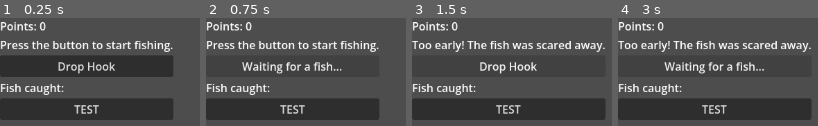
Above: before the commit, frames 1-4 (left to right).
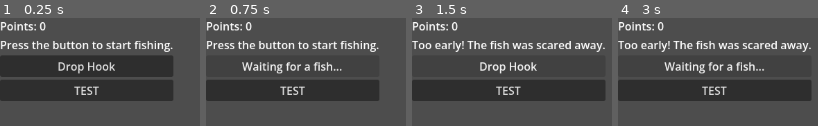
Above: after the commit, the same moments.

Repository: fehudma/godot_projects
Game: Godot game, scene res://Scenes/Main.tscn
Two runs of this game, one before a commit and one after it. Both use one fixed random seed, a clock stepped at 60 frames per second and the inputs below.
Inputs:
- Up to frame 1 (0.25 s): no input
- Up to frame 2 (0.75 s): click "Drop Hook" at 0.5 s
- Up to frame 3 (1.5 s): click "Waiting for a fish..." at 1.25 s
- Up to frame 4 (3 s): click "TEST" at 2 s; click "Drop Hook" at 2.75 s

The runs differ from the first frame. In frame 1, 29% of the frame differs, in the area x 0-87%, y 57-95%; in frame 2, 29%; in frame 3, 33%, in the area x 0-97%, y 57-95%; in frame 4, 33%.
Error before the commit: Invalid access to property or key 'name' on a base object of type 'Dictionary'. (res://Scenes/main.gd:127)
Error after the commit: Invalid access to property or key 'name' on a base object of type 'Dictionary'. (res://Scenes/main.gd:119)

Commit message:
cathing a fish awards points and updates label

Diff:
--- a/Scenes/Main.tscn
+++ b/Scenes/Main.tscn
@@ -26,10 +26,6 @@
 layout_mode = 2
 text = "Drop Hook"
 
-[node name="ScoreLabel" type="Label" parent="VBoxContainer" unique_id=1125970195]
-layout_mode = 2
-text = "Fish caught: "
-
 [node name="TestButton" type="Button" parent="VBoxContainer" unique_id=938500006]
 layout_mode = 2
 text = "TEST"
--- a/Scenes/main.gd
+++ b/Scenes/main.gd
@@ -3,7 +3,6 @@
 @onready var points_label: Label = $VBoxContainer/PointsLabel
 @onready var status_label: Label = $VBoxContainer/StatusLabel
 @onready var action_button: Button = $VBoxContainer/ActionButton
-@onready var score_label: Label = $VBoxContainer/ScoreLabel
 @onready var test_button: Button = $VBoxContainer/TestButton
 @onready var bite_timer: Timer = $BiteTimer
 @onready var catch_timer: Timer = $CatchTimer
@@ -75,13 +74,12 @@
 
 		last_caught_fish = choose_random_fish()
 		total_points = total_points + int(last_caught_fish["points"])
-		print("User caught a " + last_caught_fish["name"])
-		print("===")
-		print(last_caught_fish["name"])
-		print(last_caught_fish["points"])
-		print("===")
+		print("User caught a " + last_caught_fish["name"]
+		+ "," + " reward points: " + str(last_caught_fish["points"]))
 		print("total points: " + str(total_points))
-		status_label.text = "You caught a " + last_caught_fish["name"] + "!"
+		points_label.text = "Points: " + str(total_points)
+		status_label.text = ("You caught a " + last_caught_fish["name"] + "!"
+		+ " +" + str(last_caught_fish["points"]) + " points")
 		action_button.text = "Drop Hook"
 		return
 
@@ -98,7 +96,6 @@
 	var wait_time := randf_range(0.0, 2.0)
 	bite_timer.start(wait_time)
 
-
 func _on_bite_timer_timeout() -> void:
 	print("Biting timer started")
 	fishing_state = FishingState.FISH_BITING
@@ -109,8 +106,6 @@
 
 	catch_timer.start(2.0)
 
-
-
 func _on_catch_timer_timeout() -> void:
 	print("Escape timer ended")
 	fishing_state = FishingState.READY
@@ -119,9 +114,6 @@
 	action_button.text = "Drop Hook"
 	action_button.disabled = false
 
-
-
-
 func _on_test_button_pressed() -> void:
 	print("+++")
 	print(last_caught_fish["name"])
